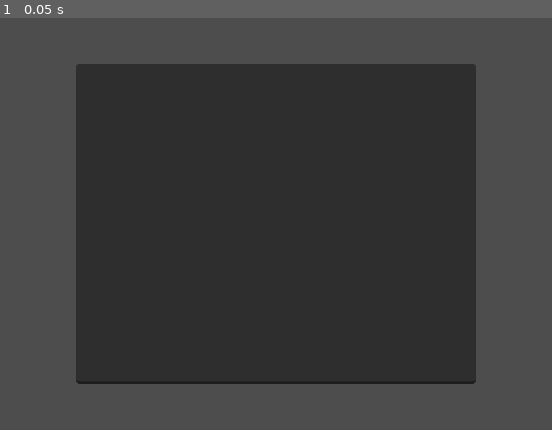
Above: before the commit, frame 1.
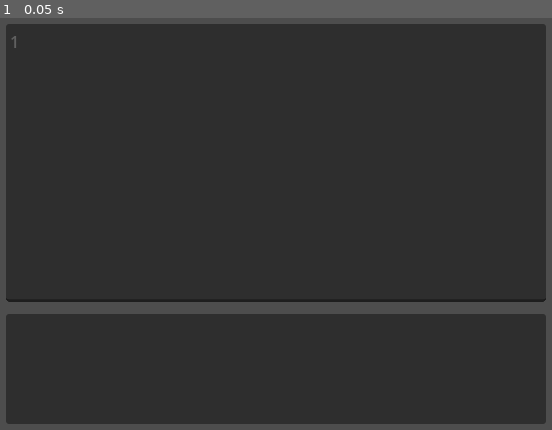
Above: after the commit, the same moment.

Repository: wanpst/stutter
Game: Godot game, scene res://scenes/codespace.tscn
Same seed, same stepped clock (60 frames per second), same inputs: the game is played once before the commit and once after it.
Inputs:
- Up to frame 1 (0.05 s): no input

The runs differ from the first frame. In frame 1, 40% of the frame differs, in the area x 1-99%, y 1-99%.

Commit message:
feat: add an output panel under the CodeEdit

Diff:
--- a/scenes/codespace.gd
+++ b/scenes/codespace.gd
@@ -1,6 +1,7 @@
 extends Control
 
-@onready var code_edit := $CodeEdit as CodeEdit
+@onready var code_edit := $"%CodeEdit" as CodeEdit
+@onready var output_label := $"%OutputLabel" as RichTextLabel
 var token_regex: RegEx = RegEx.new()
 var string_regex: RegEx = RegEx.new()
 
@@ -133,4 +134,6 @@
 
 
 func rep(input: String) -> void:
-	print(put(eval(read(input))))
+	var result := put(eval(read(input)))
+	output_label.append_text(result + "\n")
+	print(result)
--- a/scenes/codespace.tscn
+++ b/scenes/codespace.tscn
@@ -12,19 +12,50 @@
 script = ExtResource("1_muhnm")
 metadata/_edit_lock_ = true
 
-[node name="CodeEdit" type="CodeEdit" parent="."]
-custom_minimum_size = Vector2(400, 320)
+[node name="SplitContainer" type="SplitContainer" parent="."]
+custom_minimum_size = Vector2(540, 400)
 layout_mode = 1
 anchors_preset = 8
 anchor_left = 0.5
 anchor_top = 0.5
 anchor_right = 0.5
 anchor_bottom = 0.5
-offset_left = -100.0
-offset_top = -21.0
-offset_right = 100.0
-offset_bottom = 21.0
+offset_left = -200.0
+offset_top = -100.0
+offset_right = 200.0
+offset_bottom = 100.0
 grow_horizontal = 2
 grow_vertical = 2
+split_offset = 84
+vertical = true
+
+[node name="CodeEdit" type="CodeEdit" parent="SplitContainer"]
+unique_name_in_owner = true
+layout_mode = 2
+size_flags_vertical = 3
+scroll_smooth = true
+scroll_past_end_of_file = true
+gutters_draw_line_numbers = true
 auto_brace_completion_enabled = true
 auto_brace_completion_highlight_matching = true
+
+[node name="OutputPanel" type="PanelContainer" parent="SplitContainer"]
+layout_mode = 2
+size_flags_vertical = 3
+focus_mode = 2
+
+[node name="MarginContainer" type="MarginContainer" parent="SplitContainer/OutputPanel"]
+layout_mode = 2
+theme_override_constants/margin_left = 8
+theme_override_constants/margin_top = 8
+theme_override_constants/margin_right = 8
+theme_override_constants/margin_bottom = 8
+
+[node name="OutputLabel" type="RichTextLabel" parent="SplitContainer/OutputPanel/MarginContainer"]
+unique_name_in_owner = true
+layout_mode = 2
+focus_mode = 2
+bbcode_enabled = true
+scroll_following = true
+context_menu_enabled = true
+selection_enabled = true
